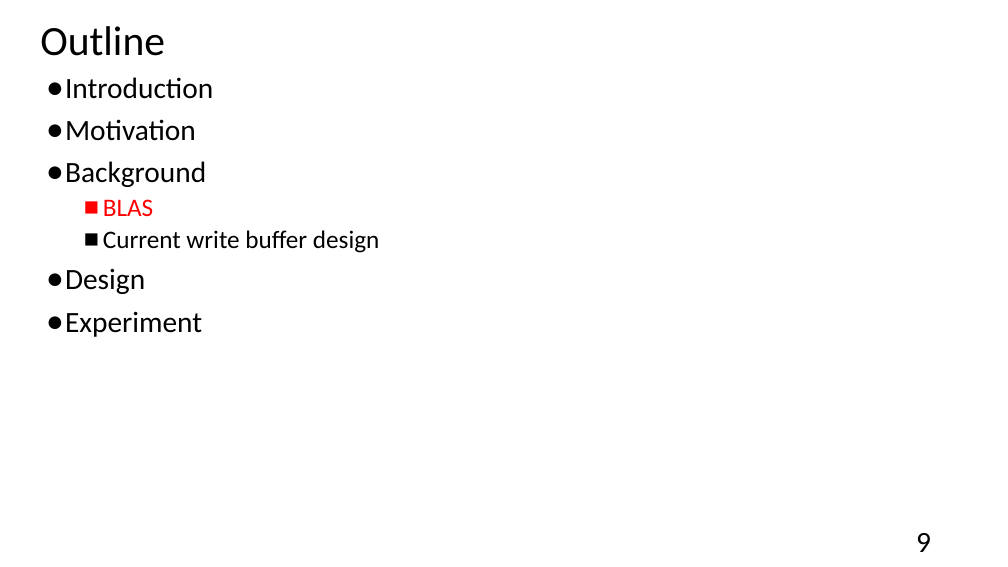
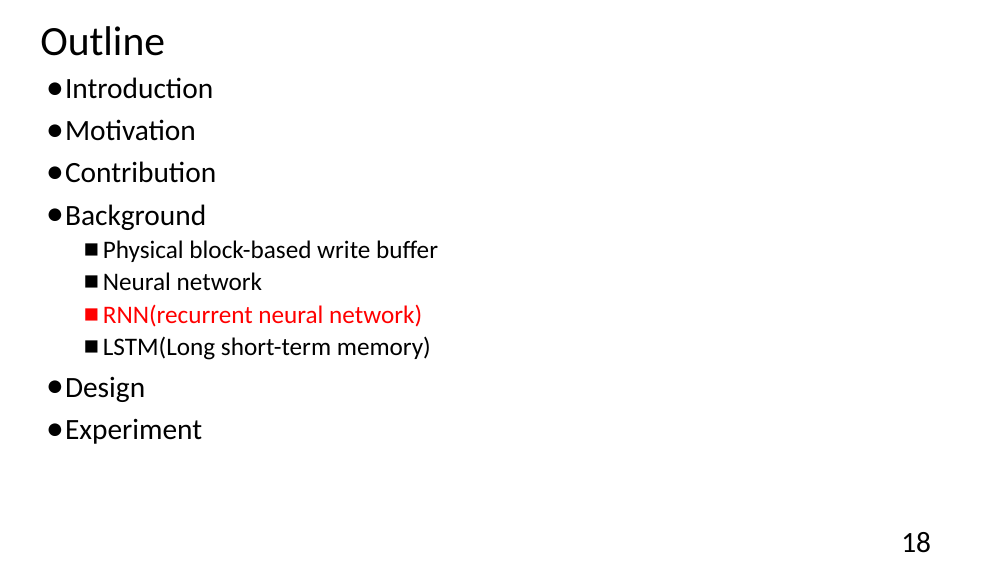
Before and after one commit to andrew841018/disksim_github, a slide deck: slide 18 of 論文相關/my paper.pptx (slide 9 before the commit). Drawn at 1008x567 pixels with LibreOffice and Linux fonts; fonts in the diff are those of the drawing. Boxes give left, top, right and bottom in pixels: in the first picture for what was removed or moved away, otherwise in the second. Text is boxed around its words. In the diff, an @@ line names an element or a change of style, - is before the commit and + after.

```diff
--- a/論文相關/my paper.pptx
+++ b/論文相關/my paper.pptx
@@ text at [65, 161, 216, 183]: paragraph added @@
+● Contribution
@@ text at [103, 240, 438, 360]: text changed @@
-  ■ BLAS
-  ■ Current write buffer design
+  ■ Physical block-based write buffer
+  ■ Neural network
+  ■ RNN(recurrent neural network)
+  ■ LSTM(Long short-term memory)
@@ page number at [901, 532, 931, 553]: text changed @@
-9
+18
```
Also in this commit, not shown: 28 other slides changed, 18 slides added, 9 slides removed, 16 other files.
